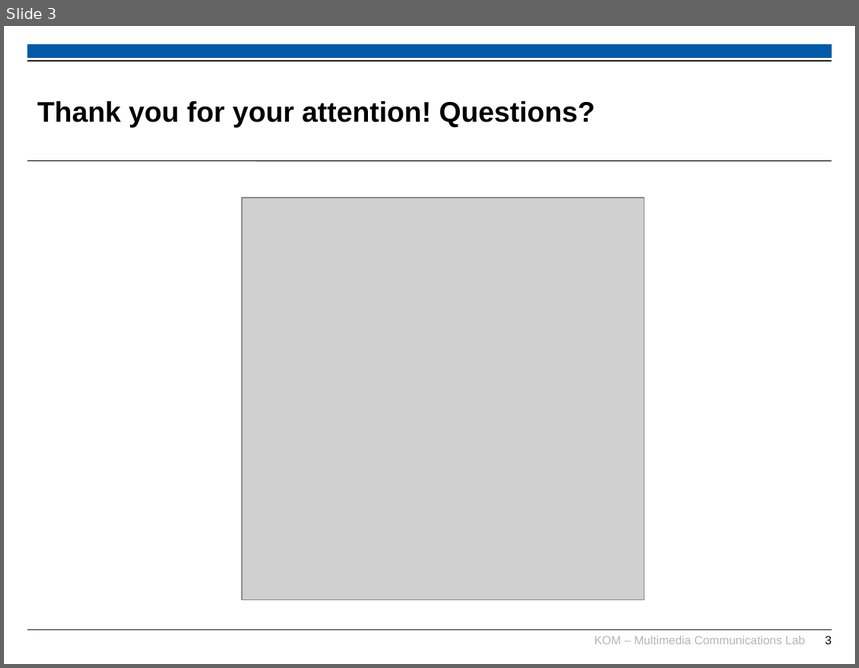
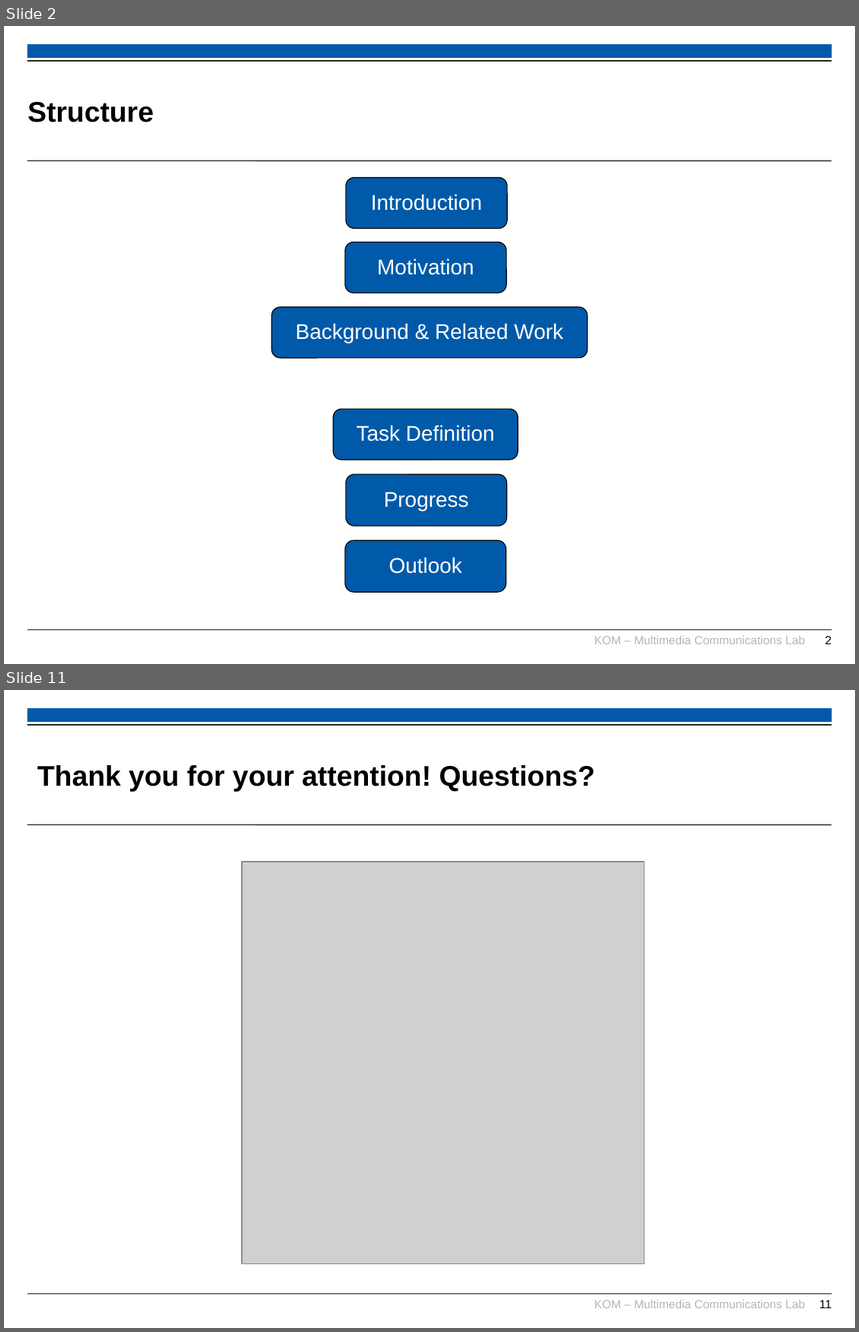
Before and after one commit to TimUnverzagt/Thesis, a slide deck: presentation/intermissionary_presentation.pptx. Shown one above the other, each under a label of ours: slide 3 before the commit, slides 2 and 11 after it; the slides between them are not shown. The pictures are 859x668 and 859x1332 pixels, drawn with LibreOffice and Linux fonts; fonts in the diff are those of the drawing; grey boxes stand for pictures; background and template pictures are left out. Boxes give left, top, right and bottom in pixels: in the first picture for what was removed or moved away, otherwise in the second. Text is boxed around its words. In the diff, an @@ line names an element or a change of style, - is before the commit and + after.

```diff
--- a/presentation/intermissionary_presentation.pptx
+++ b/presentation/intermissionary_presentation.pptx
@@ slide 2 added at [4,26,855,664], background #FFFFFF; not listed: 6 template elements that a slide beside it also shows @@
@@ title added at [28,102,154,123], 24 pt, text #000000, bold @@
+Structure
@@ rounded rectangle added at [346,177,508,229], fill #005AA9, outline #000000 0.75 pt, 18 pt, text #FFFFFF @@
+Introduction
@@ rounded rectangle added at [345,242,507,294], fill #005AA9, outline #000000 0.75 pt, 18 pt, text #FFFFFF @@
+Motivation
@@ rounded rectangle added at [272,307,588,358], fill #005AA9, outline #000000 0.75 pt, 18 pt, text #FFFFFF @@
+Background & Related Work
@@ rounded rectangle added at [333,409,518,460], fill #005AA9, outline #000000 0.75 pt, 18 pt, text #FFFFFF @@
+Task Definition
@@ rounded rectangle added at [346,474,507,527], fill #005AA9, outline #000000 0.75 pt, 18 pt, text #FFFFFF @@
+Progress
@@ rounded rectangle added at [345,541,506,593], fill #005AA9, outline #000000 0.75 pt, 18 pt, text #FFFFFF @@
+Outlook
@@ what was slide 3 is now slide 11 @@
@@ page number at [819,1300,832,1309]: text changed @@
-3
+11
```
Also in this commit, not shown: 1 slide changed, 8 other slides added, 1 slide removed, 1 other file.
